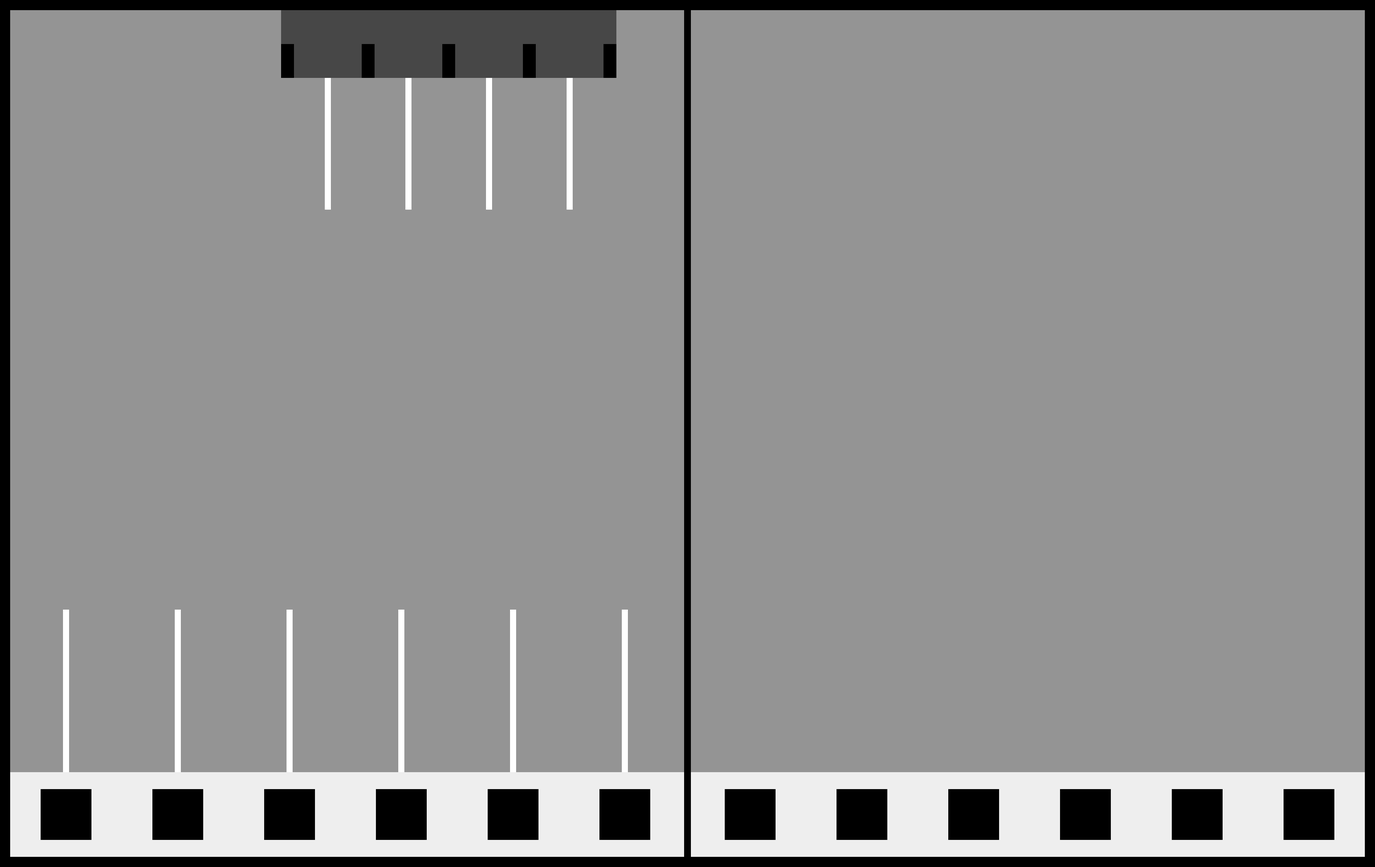
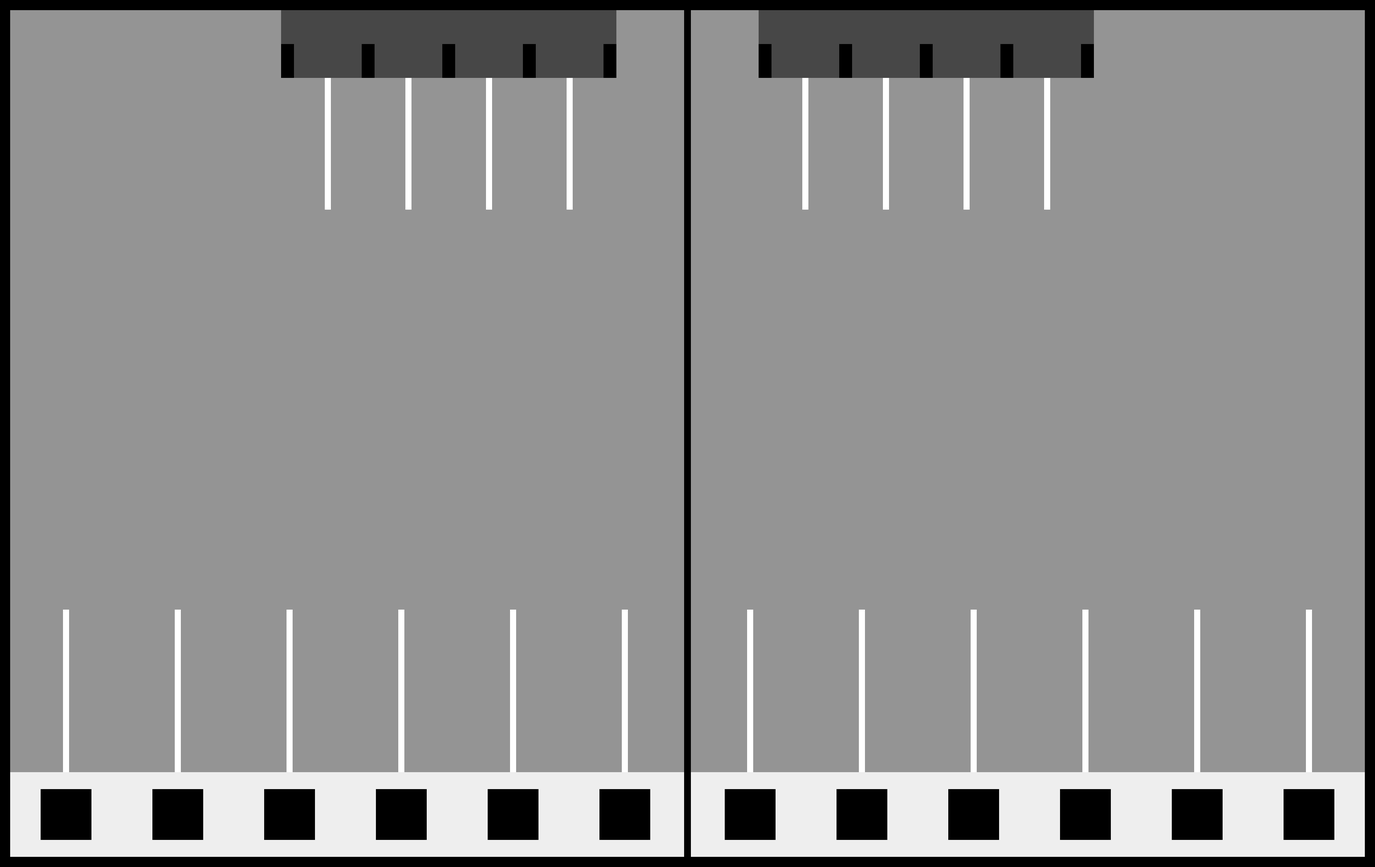
Two versions of the same layered image (1375px x 867px). Layer-by-layer changes:
added layer "Pasted Layer" above "Background" over [left=746, top=10, right=1312, bottom=772]
